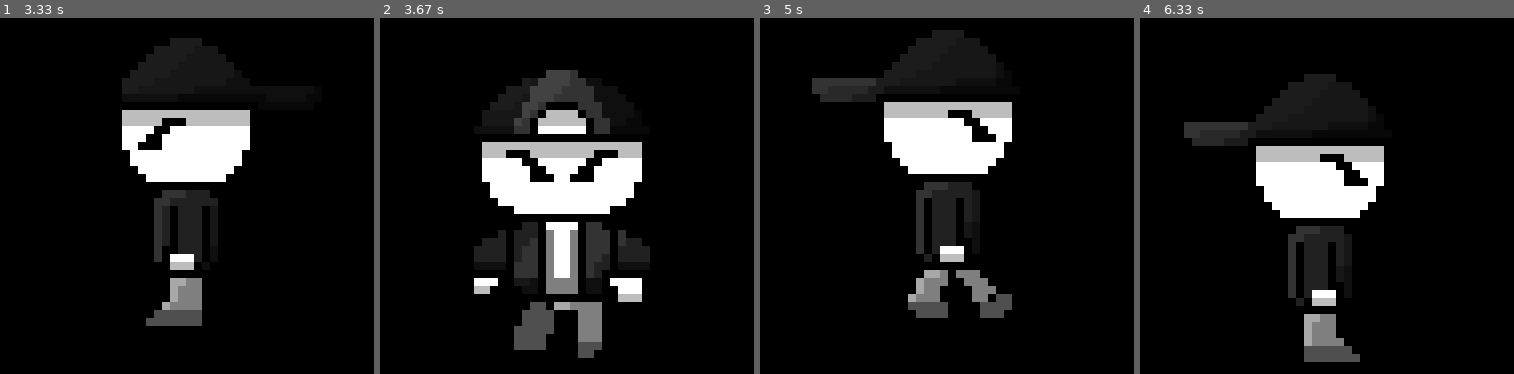
Above: before the commit, frames 1-4 (left to right).
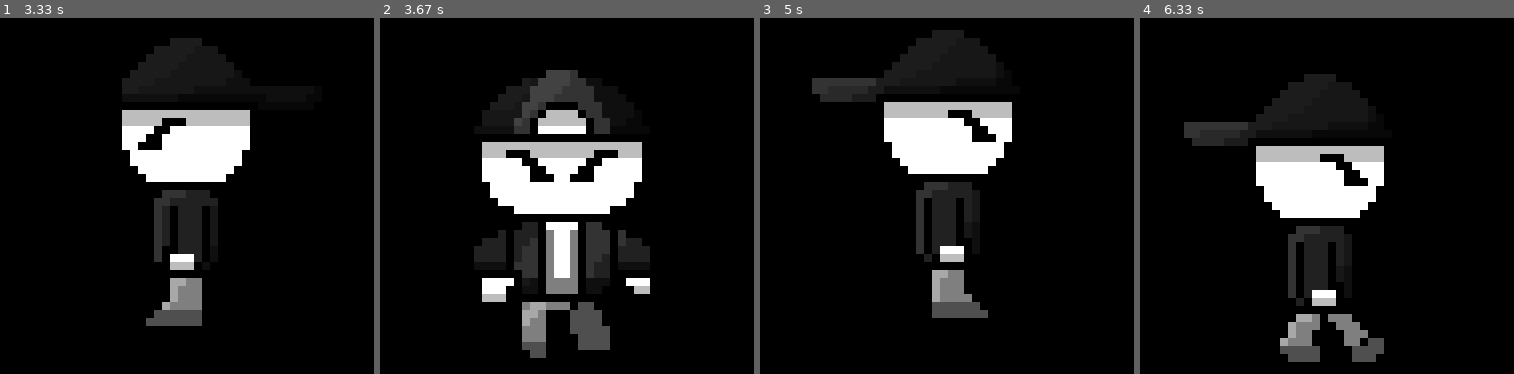
Above: after the commit, the same moments.

Repository: jeffuyyyyyiy/pygamegamejam
Game: pygame game, started from main/main.py
Same seed, same stepped clock (60 frames per second), same inputs: the game is played once before the commit and once after it.
Inputs:
- Up to frame 1 (3.33 s): hold A 0.33-0.8 s; hold Right 0.33-0.8 s; tap W at 0.83 s; tap S at 1.17 s; hold Right 1.5-1.97 s; hold Up 2-2.3 s; hold Left from 2.83 s (still down)
- Up to frame 2 (3.67 s): release Left at 3.37 s; hold Down from 3.4 s (still down)
- Up to frame 3 (5 s): release Down at 3.7 s; hold Left 3.73-4.13 s; hold Up 4.17-4.53 s; hold Right from 4.57 s (still down)
- Up to frame 4 (6.33 s): release Right at 5.2 s; hold Down 5.23-5.6 s; hold Left 5.63-6.1 s; hold Right from 6.13 s (still down)

Frame 1 is identical in both runs. In frame 2, 3.5% of the frame differs, in the area x 25-73%, y 70-96%; in frame 3, 2.5%; in frame 4, 2.5%.

Commit message:
fixing speedy steps bug

Diff:
--- a/main/main.py
+++ b/main/main.py
@@ -10,6 +10,7 @@
 clock = pygame.time.Clock()
 running = True
 player = Player(210, 210)
+player.startThread()
 #menuGui constructor
 
 while running:
--- a/main/player.py
+++ b/main/player.py
@@ -1,5 +1,7 @@
 import pygame
 import math
+import threading
+import time
 
 class Player:
     #instance variables
@@ -14,33 +16,42 @@
         self.moving = False
         self.lastDeclaredDirection = "down"
 
+    def incrementCounter(self):
+        while True:
+            self.imageIndex += 0.1
+            time.sleep(0.025)
+
+    def startThread(self):
+        thread1 = threading.Thread(target=self.incrementCounter)
+        thread1.start()
+
     #changes position of player depending on key input
-    #add animation
     def movement(self, offsetx, offsety, width, height):
         keys = pygame.key.get_pressed()
         self.moving = False
+
         if keys[pygame.K_a] or keys[pygame.K_LEFT]:
             if self.rect.left > (0 + offsetx):
+                self.lastDeclaredDirection = "left"
+                self.moving = True
                 self.rect.x -= self.speed
-                self.moving = True
-                self.lastDeclaredDirection = "left"
                 self.animate(self.lastDeclaredDirection, self.moving)
         if keys[pygame.K_d] or keys[pygame.K_RIGHT]:
             if self.rect.right < (width - offsetx):
+                self.moving = True
                 self.rect.x += self.speed
-                self.moving = True
                 self.lastDeclaredDirection = "right"
                 self.animate(self.lastDeclaredDirection, self.moving)
         if keys[pygame.K_w] or keys[pygame.K_UP]:
             if self.rect.top > (0 + offsety):
+                self.moving = True
                 self.rect.y -= self.speed
-                self.moving = True
                 self.lastDeclaredDirection = "up"
                 self.animate(self.lastDeclaredDirection, self.moving)
         if keys[pygame.K_s] or keys[pygame.K_DOWN]:
             if self.rect.bottom < (height - offsety):
+                self.moving = True
                 self.rect.y += self.speed
-                self.moving = True
                 self.lastDeclaredDirection = "down"
                 self.animate(self.lastDeclaredDirection, self.moving)
         if self.moving == False:
@@ -52,7 +63,6 @@
 
     #animation
     def animate(self, cardinal, moving):
-        self.imageIndex += 0.1
         if moving:
             match cardinal:
                 case "up":
